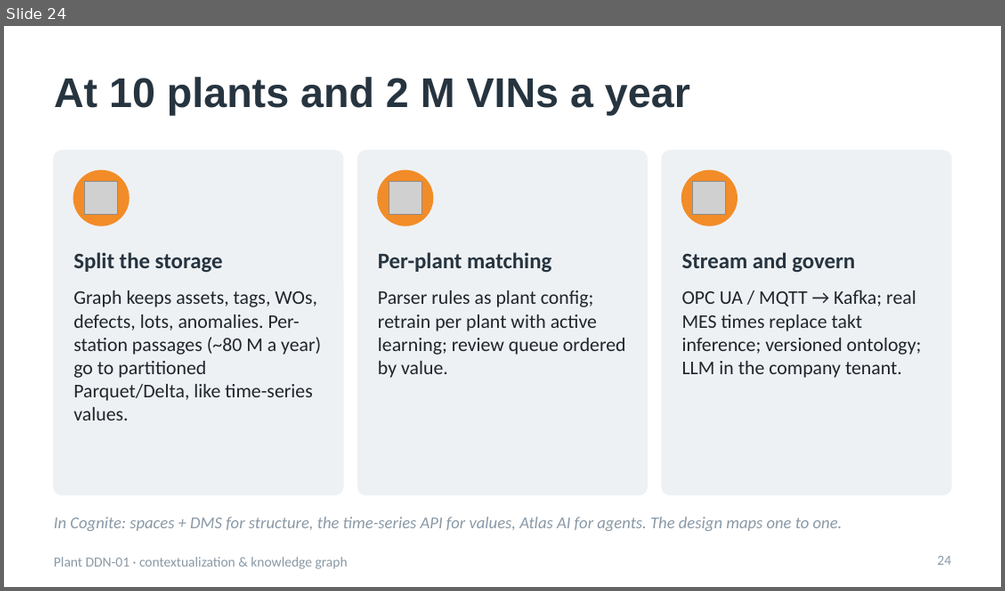
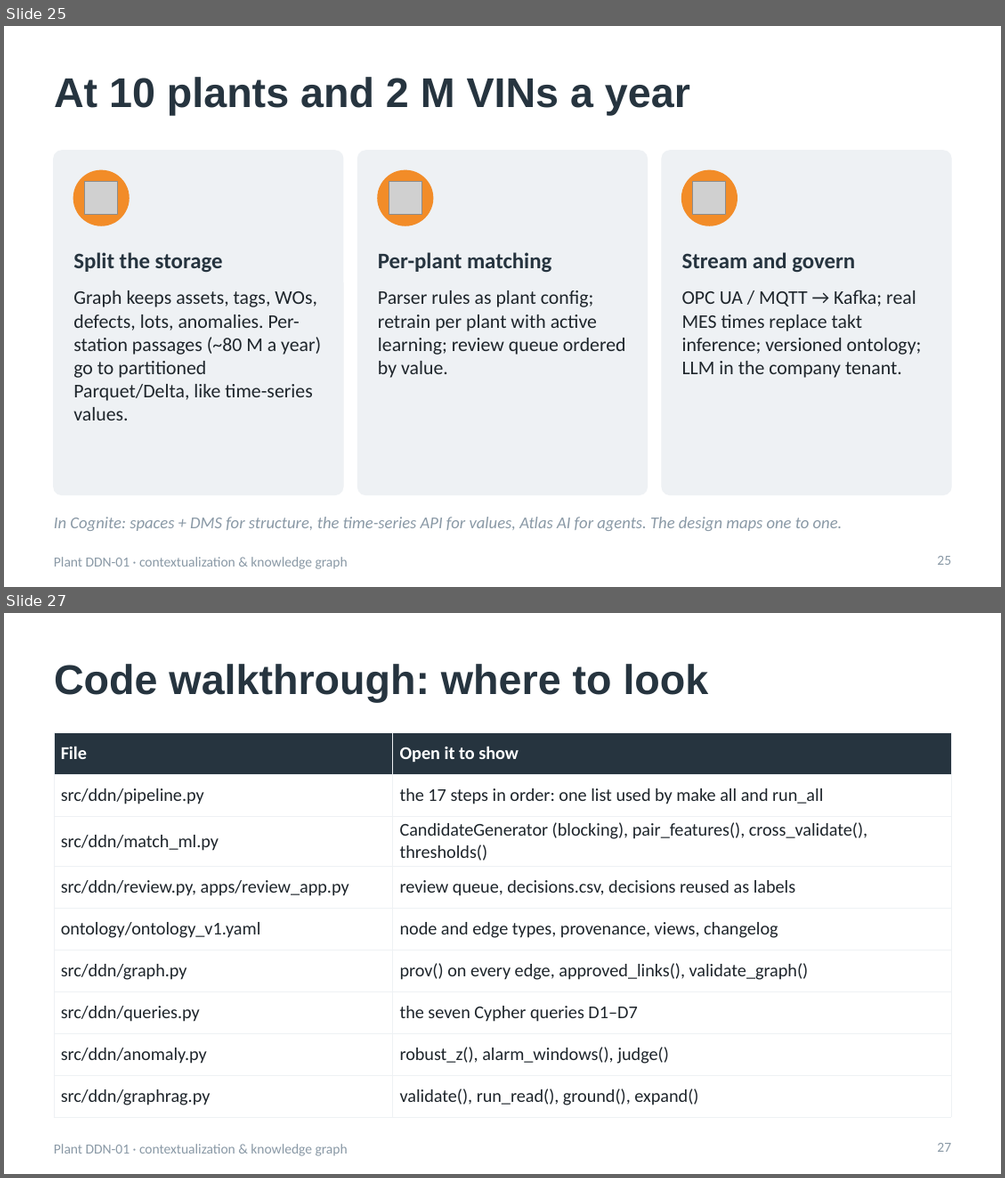
Before and after one commit to akashnegetive/Industrial-AI-Automobile-Manufacturing-Plant, a slide deck: slides/DDN01_interview.pptx. Shown one above the other, each under a label of ours: slide 24 before the commit, slides 25 and 27 after it; the slides between them are not shown. The pictures are 1005x591 and 1005x1178 pixels, drawn with LibreOffice and Linux fonts; fonts in the diff are those of the drawing; grey boxes stand for pictures. Boxes give left, top, right and bottom in pixels: in the first picture for what was removed or moved away, otherwise in the second. Text is boxed around its words. In the diff, an @@ line names an element or a change of style, - is before the commit and + after.

Commit message:
Slides: 45-minute plan, live-demo slide, code-walkthrough map; limits updated (lenient GraphRAG check, E3)

```diff
--- a/slides/DDN01_interview.pptx
+++ b/slides/DDN01_interview.pptx
@@ slide 27 added at bbox=[4, 613, 1001, 1174], background #FFFFFF; not listed: 1 template element that a slide beside it also shows @@
@@ title added at bbox=[54, 664, 709, 703], 30 pt, text #26343F, bold @@
+Code walkthrough: where to look
@@ table added at bbox=[54, 732, 951, 1109], 9 rows, 2 columns @@
+File | Open it to show
+src/ddn/pipeline.py | the 17 steps in order: one list used by make all and run_all
+src/ddn/match_ml.py | CandidateGenerator (blocking), pair_features(), cross_validate(), thresholds()
+src/ddn/review.py, apps/review_app.py | review queue, decisions.csv, decisions reused as labels
+ontology/ontology_v1.yaml | node and edge types, provenance, views, changelog
+src/ddn/graph.py | prov() on every edge, approved_links(), validate_graph()
+src/ddn/queries.py | the seven Cypher queries D1–D7
+src/ddn/anomaly.py | robust_z(), alarm_windows(), judge()
+src/ddn/graphrag.py | validate(), run_read(), ground(), expand()
@@ page number added at bbox=[937, 1143, 951, 1151], 10 pt, text #8A99A6 @@
+27
@@ what was slide 24 is now slide 25 @@
@@ page number at bbox=[937, 556, 951, 564]: text changed @@
-24
+25
```
Also in this commit, not shown: 5 slides changed, 2 other slides added, 2 other files.
